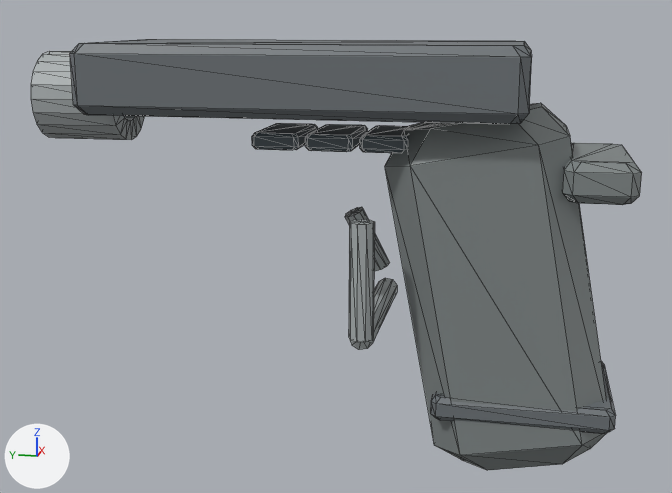
An edit to the glTF model assets/models/pistol_body.glb, drawn before and after from the same camera.
Before and after are seen from a 50 mm lens placed at (-0.689, -0.026, 0.078), pointed at (0.0, 0.111, -0.095). Every picture has the same lights, and +X, +Y and +Z are marked at lower left. The older version comes first. Mesh edges are drawn as thin lines. Where no turn or scale is listed for an object, it has been applied to the vertices. Vertices at exactly the same position are counted once.

Objects in the first picture: 'geometry_0'.
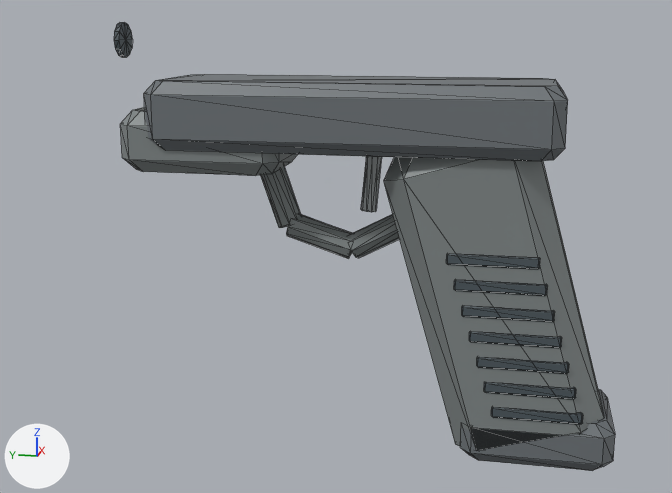
What changed in the scene script:
```text
Change me_geometry_0:
    used by ob_geometry_0; location = (0.0, 0.0, 0.0)
    remove me_geometry_0.from_pydata(...)  # 388 vertices, 736 faces; spans x -0.074..0.072, y -0.105..0.347, z -0.257..0.06
    add me_geometry_0.from_pydata(...)  # 680 vertices, 1272 faces; spans x -0.052..0.052, y -0.102..0.28, z -0.253..0.074
    me_geometry_0 part 1: the loose piece of 32 vertices spanning x -0.055..0.055, y -0.1..0.03, z -0.209..-0.191 is scaled about its middle by (0.032, 0.514, 0.48), then moved by (-0.042, 0.025, 0.111)
    me_geometry_0 part 2: the loose piece of 32 vertices spanning x -0.072..0.072, y -0.03..0.29, z 0.01..0.06 is scaled about its middle by (0.025, 0.205, 0.162), then moved by (-0.042, -0.146, -0.143)
    me_geometry_0 part 3: the loose piece of 32 vertices spanning x -0.055..0.055, y -0.1..0.03, z -0.209..-0.191 is copied, and the copy is scaled about its middle by (0.032, 0.514, 0.48), then moved by (-0.042, 0.013, 0.073); it spans x -0.045..-0.04, y -0.054..0.01, z -0.131..-0.123
    me_geometry_0 part 4: the loose piece of 32 vertices spanning x -0.055..0.055, y -0.1..0.03, z -0.209..-0.191 is copied, and the copy is scaled about its middle by (0.032, 0.514, 0.48), then moved by (-0.042, 0.007, 0.054); it spans x -0.045..-0.04, y -0.06..0.004, z -0.15..-0.142
    me_geometry_0 part 5: the loose piece of 32 vertices spanning x -0.055..0.055, y -0.1..0.03, z -0.209..-0.191 is copied, and the copy is scaled about its middle by (0.032, 0.514, 0.48), then moved by (-0.042, 0.001, 0.035); it spans x -0.045..-0.04, y -0.067..-0.002, z -0.169..-0.161
    me_geometry_0 part 6: the loose piece of 32 vertices spanning x -0.055..0.055, y -0.1..0.03, z -0.209..-0.191 is copied, and the copy is scaled about its middle by (0.032, 0.514, 0.48), then moved by (-0.042, -0.005, 0.016); it spans x -0.045..-0.04, y -0.072..-0.007, z -0.188..-0.18
    me_geometry_0 part 7: the loose piece of 32 vertices spanning x -0.055..0.055, y -0.1..0.03, z -0.209..-0.191 is copied, and the copy is scaled about its middle by (0.032, 0.514, 0.48), then moved by (-0.042, -0.011, -0.003); it spans x -0.045..-0.04, y -0.079..-0.014, z -0.207..-0.199
    me_geometry_0 part 8: the loose piece of 20 vertices spanning x 0.007..0.033, y 0.073..0.107, z -0.119..-0.067 is multiplied about its middle by the matrix ((0.71, -0.315, 0.298), (0.414, 0.661, -0.29), (-0.127, 0.396, 0.721)), then moved by (-0.02, -0.006, 0.048)
    me_geometry_0 part 9: a new loose piece, a 12-sided cylinder along y spanning x -0.013..0.013, y 0.276..0.28, z 0.048..0.074, in mat_defaultmaterial
    me_geometry_0 part 10: the loose piece of 32 vertices spanning x -0.054..0.054, y -0.099..0.069, z -0.257..0.017 is rebuilt with 32 vertices and now spans x -0.043..0.043, y -0.095..0.071, z -0.253..0.007
    me_geometry_0 part 11: a new loose piece of 58 vertices spanning x -0.01..0.01, y 0.043..0.178, z -0.103..-0.011, in mat_defaultmaterial
    me_geometry_0 part 12: a new loose piece of 32 vertices spanning x -0.052..0.052, y -0.055..0.245, z -0.017..0.033, in mat_defaultmaterial
    me_geometry_0 part 13: a new loose piece of 32 vertices spanning x -0.046..0.046, y 0.146..0.268, z -0.034..0.01, in mat_defaultmaterial
    me_geometry_0 part 14: a new loose piece of 32 vertices spanning x -0.043..0.043, y -0.102..0.009, z -0.245..-0.208, in mat_defaultmaterial
    me_geometry_0 part 15: 7 loose pieces with 272 vertices, spanning x -0.074..0.065, y -0.105..0.347, z -0.154..0.052, are deleted
    other edits to the shape of me_geometry_0 do not show in these pictures
```

Pixel boxes (x1, y1, x2, y2) of what changed, in the pictures (672 x 493 px; the box of a moved part takes in the faces that stretch with it):
'geometry_0', reshaped (18% narrower)
    before: (31, 39, 642, 470)
    after: (114, 22, 615, 471)
part 1 of me_geometry_0, moved or reshaped
    before: (431, 361, 616, 434)
    after: (446, 254, 540, 269)
part 2 of me_geometry_0, moved or reshaped
    before: (70, 39, 532, 124)
    after: (454, 280, 547, 296)
part 3 of me_geometry_0, added
    after: (462, 306, 555, 322)
part 4 of me_geometry_0, added
    after: (469, 331, 562, 348)
part 5 of me_geometry_0, added
    after: (477, 357, 569, 374)
part 6 of me_geometry_0, added
    after: (484, 382, 576, 399)
part 7 of me_geometry_0, added
    after: (491, 407, 583, 424)
part 8 of me_geometry_0, moved or reshaped
    before: (345, 207, 389, 271)
    after: (361, 156, 382, 212)
part 9 of me_geometry_0, added
    after: (114, 22, 133, 57)
part 10 of me_geometry_0, rebuilt
    before: (385, 103, 606, 470)
    after: (384, 157, 604, 450)
part 11 of me_geometry_0, added
    after: (260, 166, 399, 259)
part 12 of me_geometry_0, added
    after: (144, 74, 568, 161)
part 13 of me_geometry_0, added
    after: (120, 107, 298, 176)
part 14 of me_geometry_0, added
    after: (460, 389, 615, 471)
part 15 of me_geometry_0, deleted
    before: (31, 51, 642, 350)
